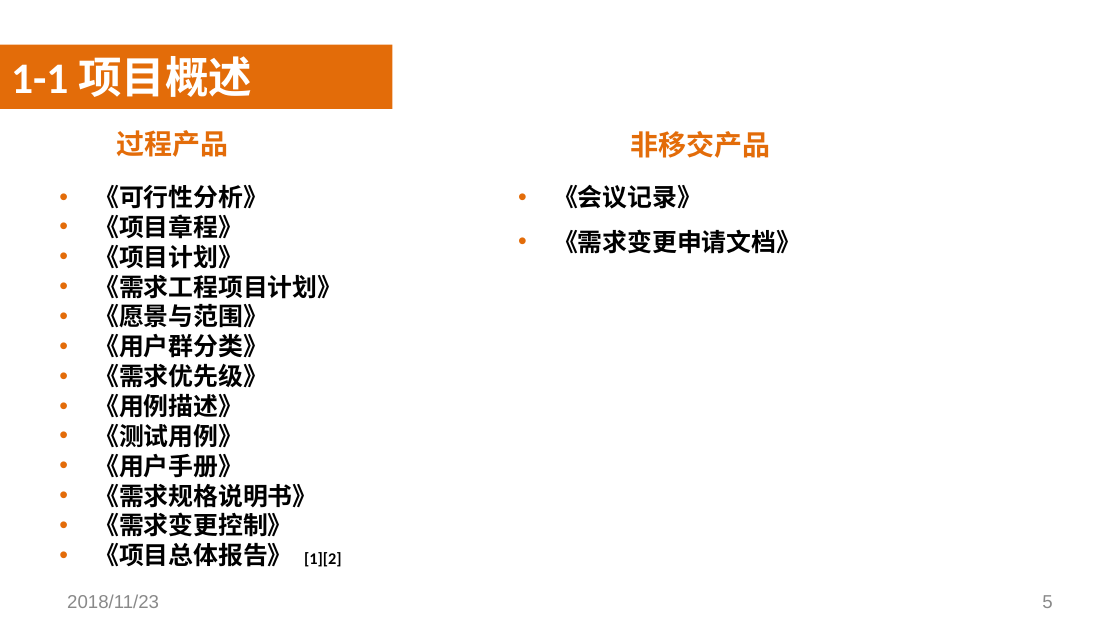
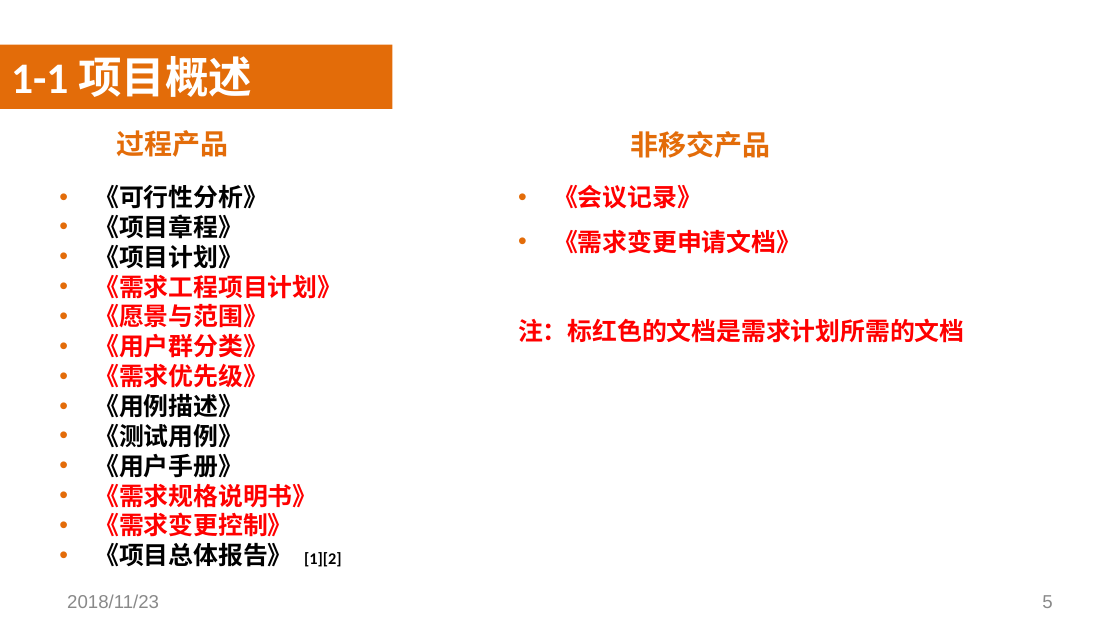
Before and after one commit to SoftwareRequirtmentsG02/Document, a slide deck: slide 5 of 案例教学系统/受控文档/分析设计/PPT/PRD2018-G02-需求工程PPT(III).pptx. Drawn at 1120x630 pixels with LibreOffice and Linux fonts; fonts in the diff are those of the drawing; background and template pictures are left out. Boxes give left, top, right and bottom in pixels: in the first picture for what was removed or moved away, otherwise in the second. Text is boxed around its words. In the diff, an @@ line names an element or a change of style, - is before the commit and + after.

```diff
--- a/案例教学系统/受控文档/分析设计/PPT/PRD2018-G02-需求工程PPT(III).pptx
+++ b/案例教学系统/受控文档/分析设计/PPT/PRD2018-G02-需求工程PPT(III).pptx
@@ text at [553, 185, 801, 254]: text colour #000000 to #FF0000 in "《会议记录》", "《需求变更申请文档》" @@
@@ text at [94, 275, 342, 537]: text colour #000000 to #FF0000 in "《需求工程项目计划》", "《愿景与范围》", "《用户群分类》", "《需求优先级》" and 2 more places @@
@@ text at [518, 318, 964, 343]: paragraph added @@
+注：标红色的文档是需求计划所需的文档
```
Also in this commit, not shown: 9 other slides changed.
